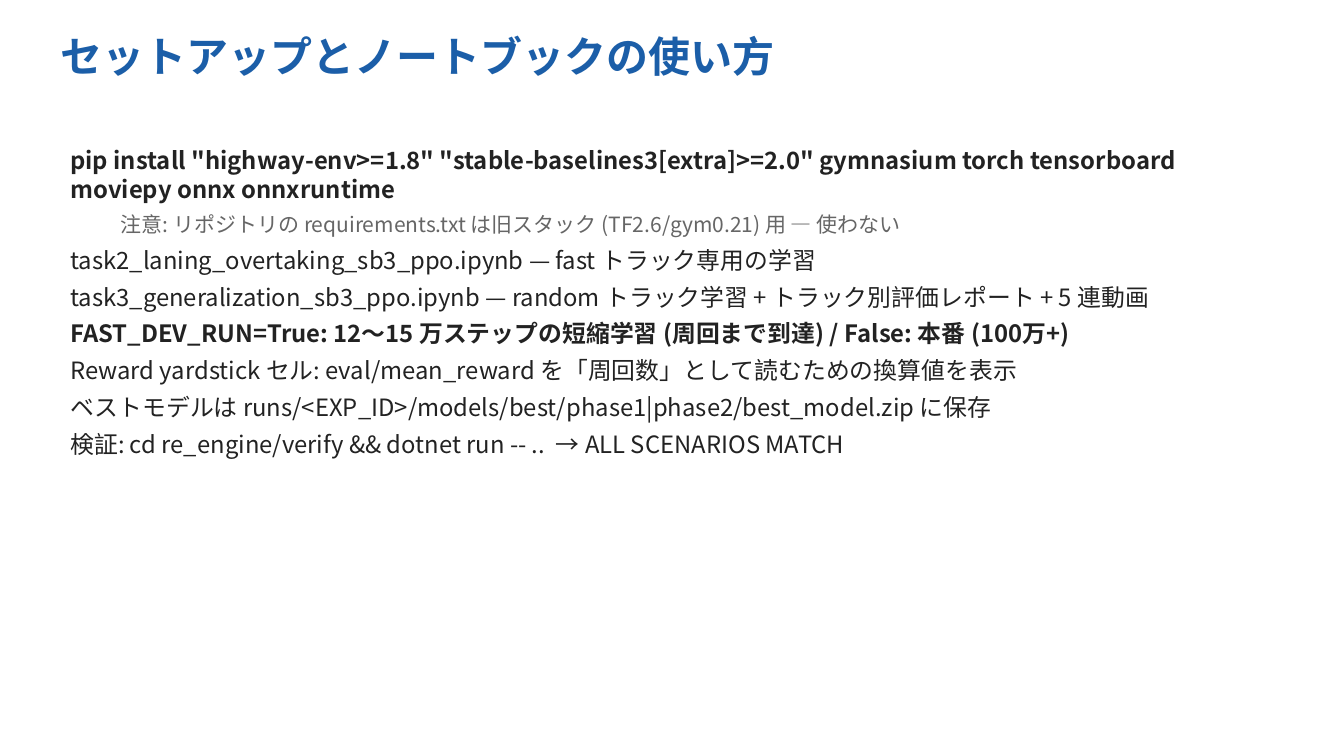
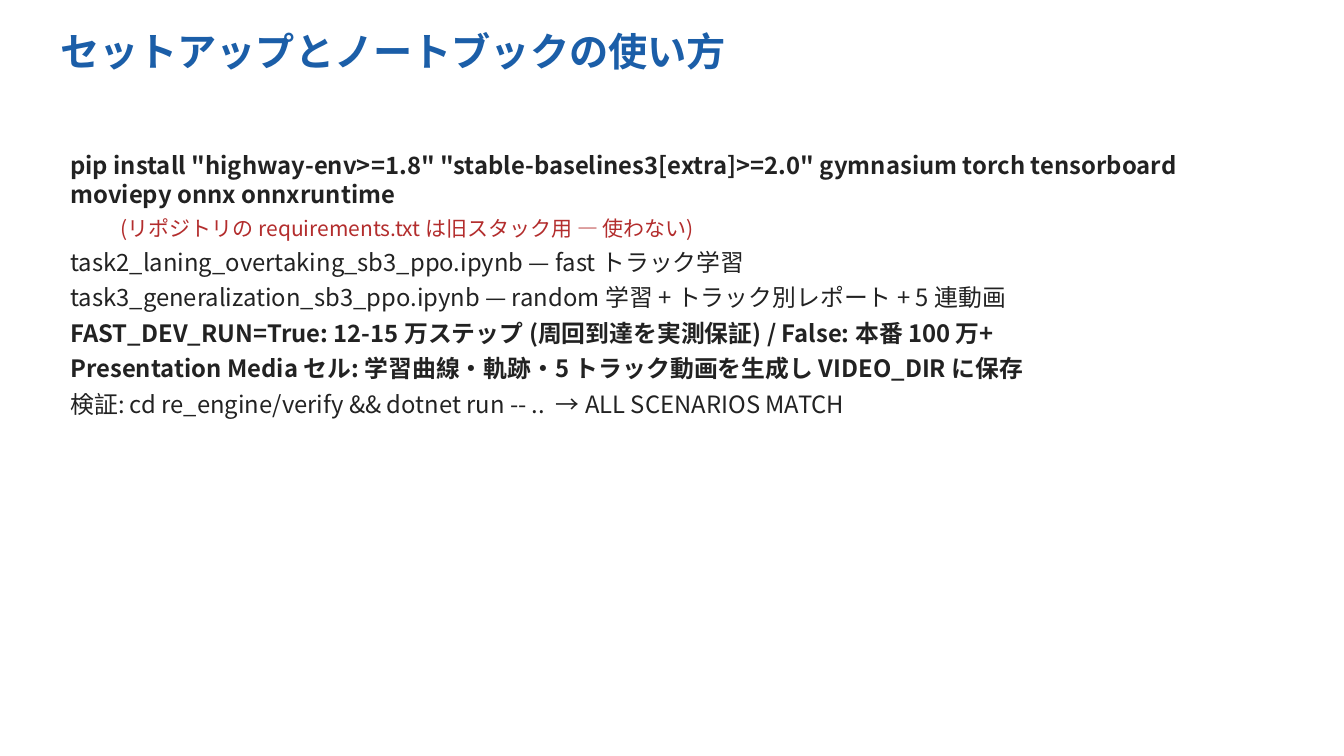
Before and after one commit to Evergarden0101/CircuitAgents, a slide deck: slide 15 of docs/CircuitAgents_intro_ja.pptx (slide 9 before the commit). Drawn at 1344x756 pixels with LibreOffice and Linux fonts; fonts in the diff are those of the drawing. Boxes give left, top, right and bottom in pixels: in the first picture for what was removed or moved away, otherwise in the second. Text is boxed around its words. In the diff, an @@ line names an element or a change of style, - is before the commit and + after.

```diff
--- a/docs/CircuitAgents_intro_ja.pptx
+++ b/docs/CircuitAgents_intro_ja.pptx
@@ text "セットアップとノートブックの使い方" at (60, 32, 725, 70): size 30 to 28 pt @@
@@ text at (70, 154, 1177, 419): less space between paragraphs @@
@@ text at (70, 218, 1024, 381): text changed @@
-  注意: リポジトリの requirements.txt は旧スタック (TF2.6/gym0.21) 用 — 使わない
-task2_laning_overtaking_sb3_ppo.ipynb — fast トラック専用の学習
-task3_generalization_sb3_ppo.ipynb — random トラック学習 + トラック別評価レポート + 5 連動画
-FAST_DEV_RUN=True: 12〜15 万ステップの短縮学習 (周回まで到達) / False: 本番 (100万+)
-Reward yardstick セル: eval/mean_reward を「周回数」として読むための換算値を表示
-ベストモデルは runs/<EXP_ID>/models/best/phase1|phase2/best_model.zip に保存
+  (リポジトリの requirements.txt は旧スタック用 — 使わない)
+task2_laning_overtaking_sb3_ppo.ipynb — fast トラック学習
+task3_generalization_sb3_ppo.ipynb — random 学習 + トラック別レポート + 5 連動画
+FAST_DEV_RUN=True: 12-15 万ステップ (周回到達を実測保証) / False: 本番 100 万+
+Presentation Media セル: 学習曲線・軌跡・5 トラック動画を生成し VIDEO_DIR に保存
```
Also in this commit, not shown: 2 other slides changed, 14 slides added, 8 slides removed, 7 other files.
